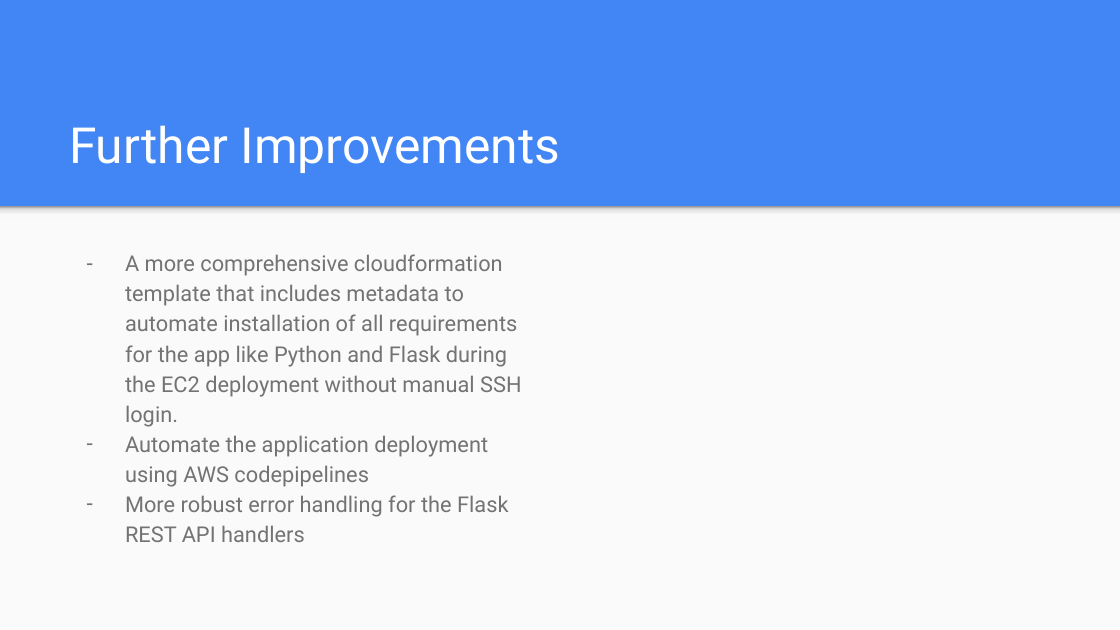
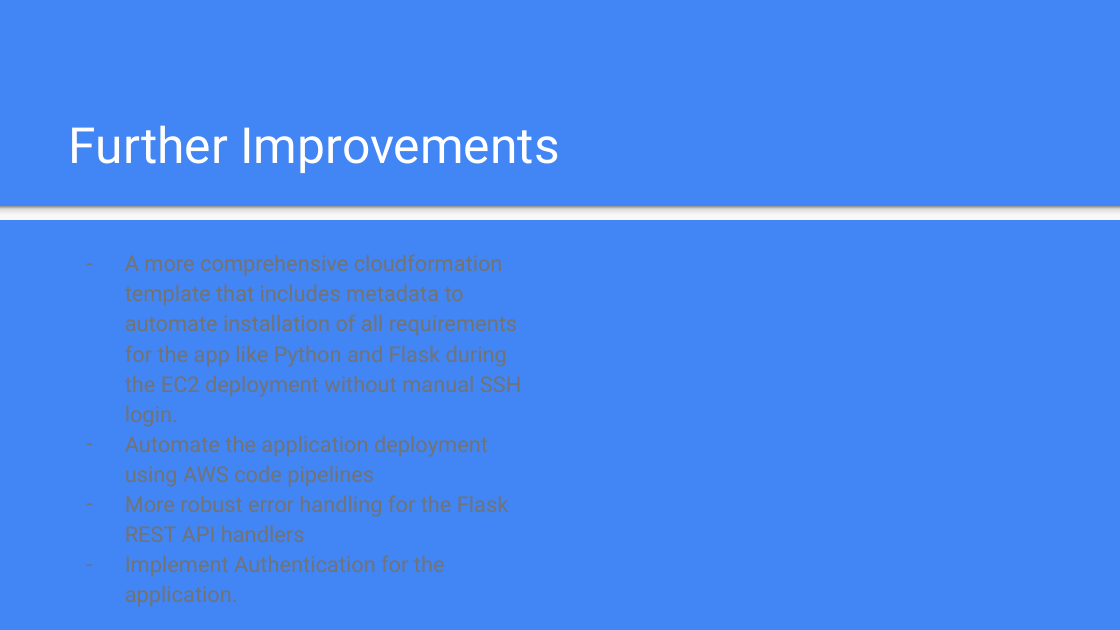
Before and after one commit to jkimuli/phonebook, a slide deck: slide 4 of presentation/Project Presentation.pptx. Drawn at 1120x630 pixels with LibreOffice and Linux fonts; fonts in the diff are those of the drawing. Boxes give left, top, right and bottom in pixels: in the first picture for what was removed or moved away, otherwise in the second. Text is boxed around its words. In the diff, an @@ line names an element or a change of style, - is before the commit and + after.

```diff
--- a/presentation/Project Presentation.pptx
+++ b/presentation/Project Presentation.pptx
@@ rectangle removed at box(0, 206, 1120, 629) @@
@@ text at box(125, 435, 488, 487): spaces changed @@
-– Automate the application deployment using AWS codepipelines
+– Automate the application deployment using AWS code pipelines
@@ text at box(125, 555, 445, 577): paragraph added @@
+– Implement Authentication for the application.
```
Also in this commit, not shown: 3 other slides changed, 1 other file.
